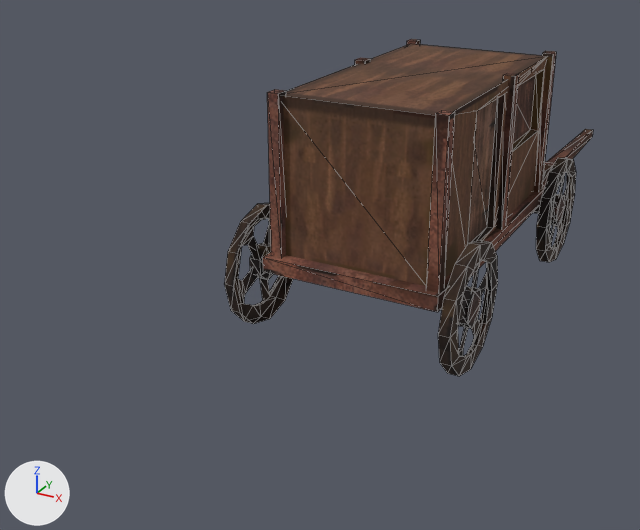
What one commit did to the glTF model public/models/outdors/wagon.glb.
Both versions are drawn from a 50 mm camera at (3.83, -9.54, 4.76) aimed at (-0.85, -1.03, 0.51). Every picture has the same lights, and +X, +Y and +Z are marked at lower left. The older version comes first. Mesh edges are drawn as thin lines. Vertices at exactly the same position are counted once.

Objects in the first picture: 'wagon'.
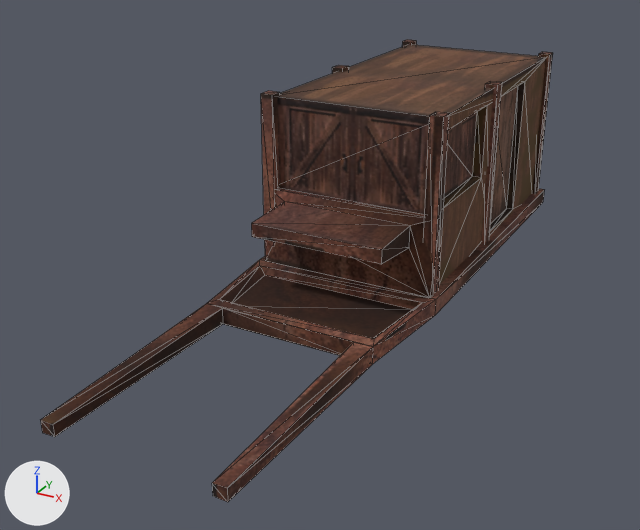
What differs and where, as boxes [x1, y1, x2, y2] in the pictures (640 x 530 px; the box of a moved part takes in the faces that stretch with it):
'wagon', reshaped (39% wider, 37% taller): before [224, 39, 593, 376]; after [41, 40, 553, 502]
part 1 of me_wagon, moved or reshaped: before [263, 129, 593, 312]; after [41, 189, 544, 502]
part 2 of me_wagon, moved or reshaped: before [267, 89, 286, 258]; after [261, 91, 280, 258]
part 3 of me_wagon, moved or reshaped: before [355, 58, 371, 64]; after [332, 65, 349, 73]
part 4 of me_wagon, moved or reshaped: before [407, 39, 421, 45]; after [402, 40, 416, 47]
part 5 of me_wagon, moved or reshaped: before [426, 110, 455, 293]; after [424, 112, 449, 295]
part 6 of me_wagon, moved or reshaped: before [496, 73, 519, 229]; after [481, 81, 502, 244]
part 7 of me_wagon, moved or reshaped: before [534, 51, 556, 192]; after [532, 52, 553, 194]
part 8 of me_wagon, moved or reshaped: before [283, 44, 547, 286]; after [251, 45, 546, 298]
part 9 of me_wagon, deleted: before [224, 158, 576, 376]

The change, as a list of edits to the scene's bpy script:
```text
Change me_wagon:
    used by ob_wagon; location = (0.0, 0.0, 0.0)
    remove me_wagon.from_pydata(...)  # 484 vertices, 758 faces; spans x -1.3..1.3, y -2.36..5.23, z -0.01..2.75
    add me_wagon.from_pydata(...)  # 136 vertices, 238 faces; spans x -1.03..1.03, y -5.49..1.74, z 0.76..2.75
    me_wagon part 1: the loose piece of 32 vertices spanning x -1.03..1.03, y -2.0..5.23, z 0.76..0.94 is turned -180 degrees about the z axis through its middle, then moved by (0.01, -3.48, 0.0)
    me_wagon part 2: the loose piece of 8 vertices spanning x -0.97..-0.84, y -1.92..-1.77, z 0.9..2.75 is turned -180 degrees about the z axis through its middle, then moved by (-0.02, -0.09, 0.0)
    me_wagon part 3: the loose piece of 8 vertices spanning x -0.97..-0.84, y 0.06..0.21, z 0.9..2.75 is turned -180 degrees about the z axis through its middle, then moved by (-0.02, -0.53, 0.0)
    me_wagon part 4: the loose piece of 8 vertices spanning x -0.97..-0.84, y 1.6..1.75, z 0.9..2.75 is turned -180 degrees about the z axis through its middle, then moved by (-0.02, -0.09, 0.0)
    me_wagon part 5: the loose piece of 8 vertices spanning x 0.86..1.0, y -1.92..-1.77, z 0.9..2.75 is turned -180 degrees about the z axis through its middle, then moved by (-0.02, -0.09, 0.0)
    me_wagon part 6: the loose piece of 8 vertices spanning x 0.86..1.0, y 0.06..0.21, z 0.9..2.75 is turned -180 degrees about the z axis through its middle, then moved by (-0.02, -0.53, 0.0)
    me_wagon part 7: the loose piece of 8 vertices spanning x 0.86..1.0, y 1.6..1.75, z 0.9..2.75 is turned -180 degrees about the z axis through its middle, then moved by (-0.02, -0.09, 0.0)
    me_wagon part 8: the loose piece of 56 vertices spanning x -0.96..0.96, y -1.83..2.44, z 0.84..2.71 is turned -180 degrees about the z axis through its middle, then moved by (0.01, -0.87, 0.0)
    me_wagon part 9: 6 loose pieces with 348 vertices, spanning x -1.3..1.3, y -2.36..2.36, z -0.01..1.42, are deleted
```
